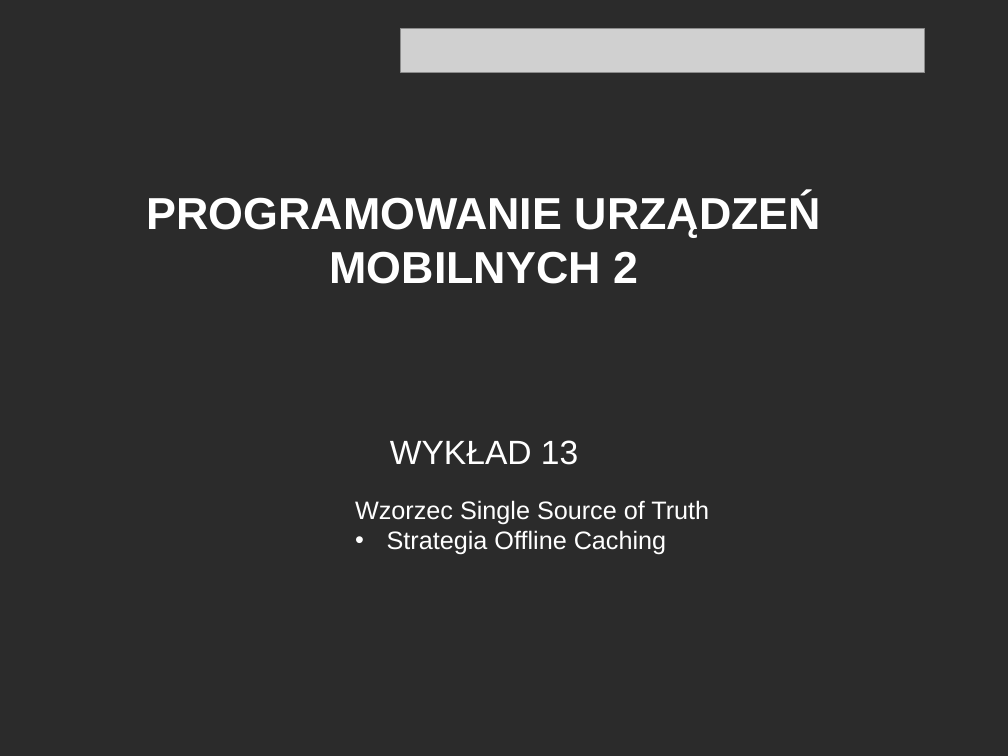
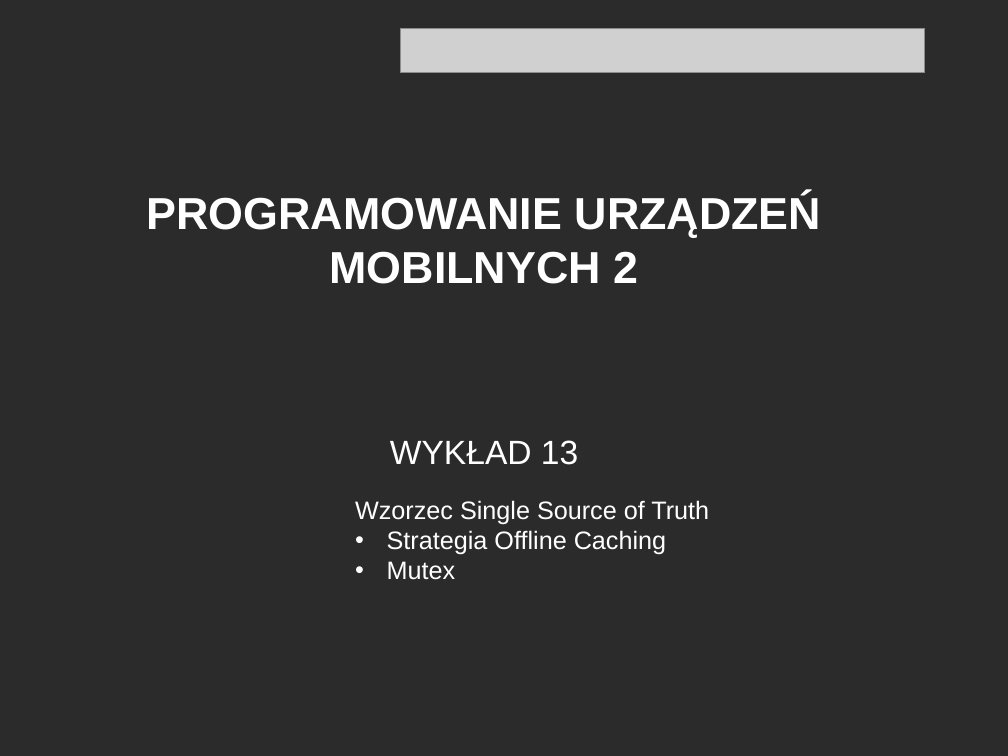
Before and after one commit to RafLew84/ProgUM, a slide deck: slide 1 of PUM2/Wyk/Wyklad13.pptx. Drawn at 1008x756 pixels with LibreOffice and Linux fonts; fonts in the diff are those of the drawing; grey boxes stand for pictures; background and template pictures are left out; a plain dark background stands for a picture behind light text. Boxes give left, top, right and bottom in pixels: in the first picture for what was removed or moved away, otherwise in the second. Text is boxed around its words. In the diff, an @@ line names an element or a change of style, - is before the commit and + after.

```diff
--- a/PUM2/Wyk/Wyklad13.pptx
+++ b/PUM2/Wyk/Wyklad13.pptx
@@ text at [387,561,456,580]: paragraph added @@
+• Mutex
```
Also in this commit, not shown: 1 other slide changed, 21 slides added, 3 slides removed, 4 other files.
